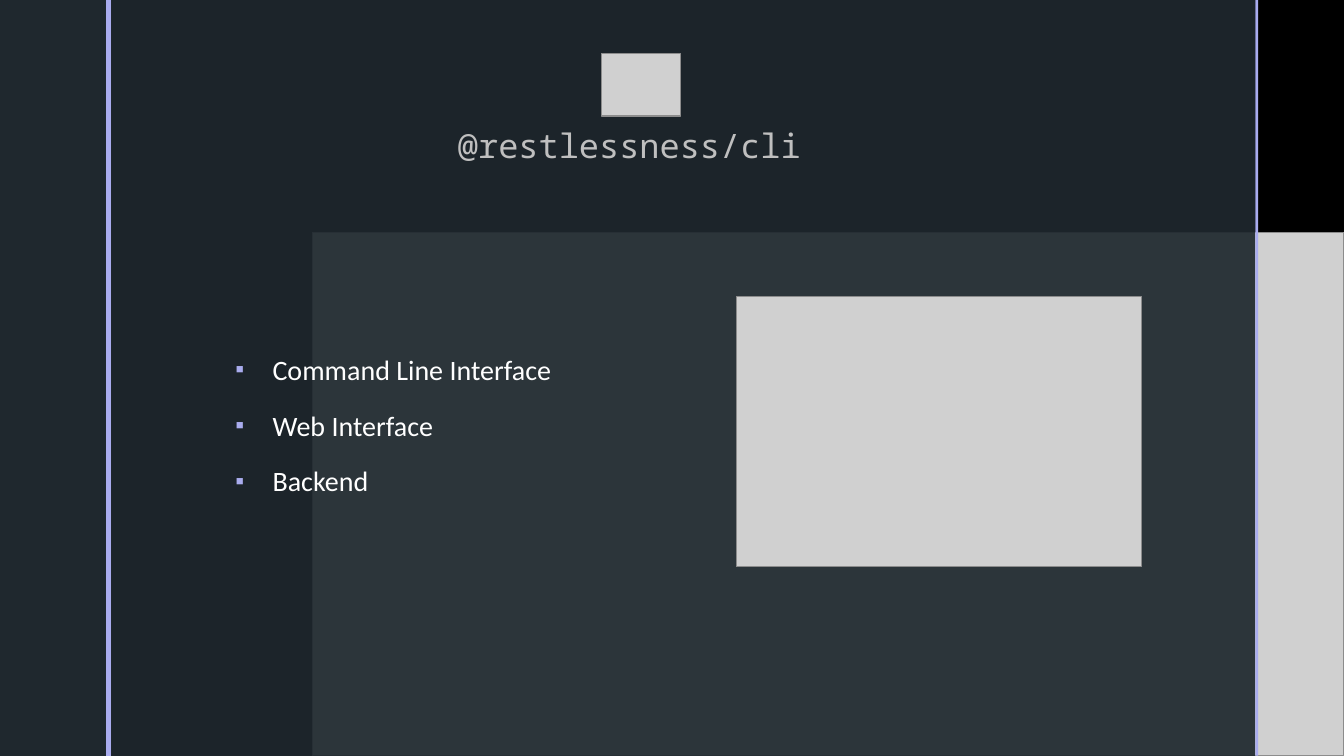
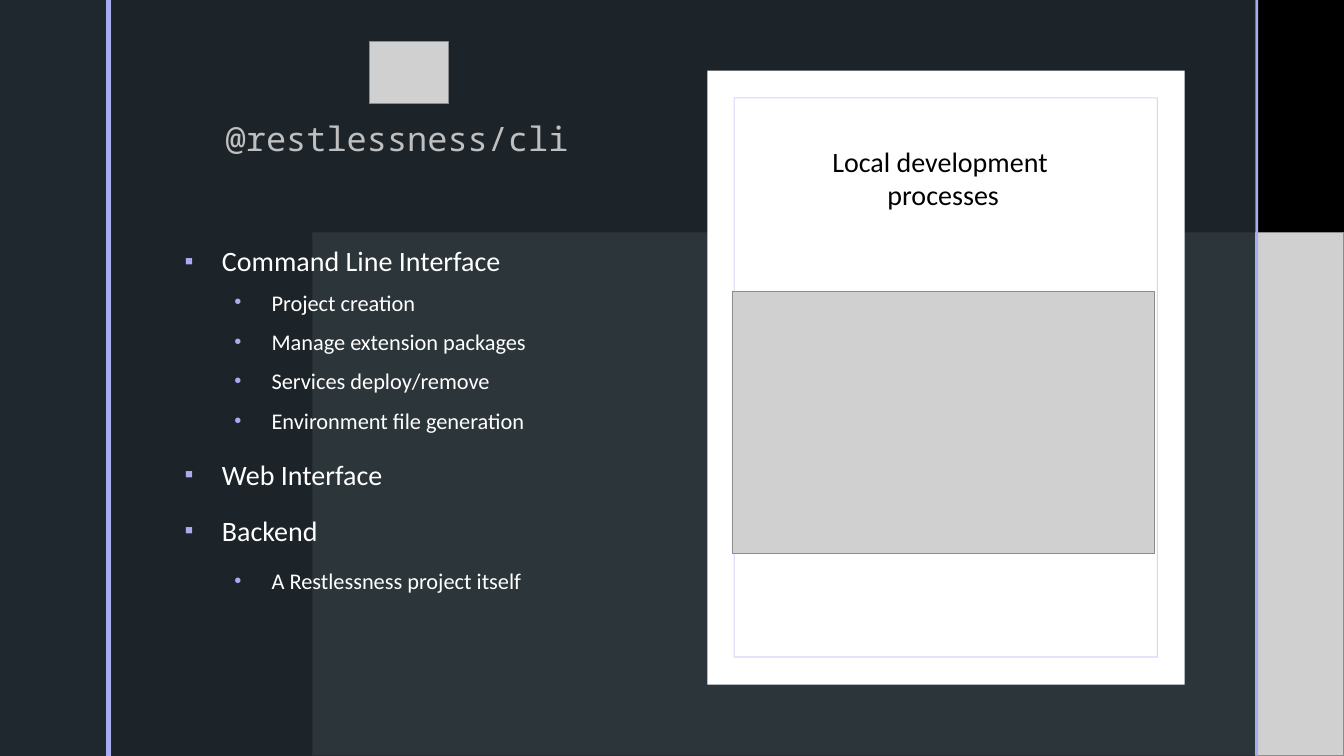
Before and after one commit to androsanta/Thesis, a slide deck: slide 6 of presentation/presentation.pptx. Drawn at 1344x756 pixels with LibreOffice and Linux fonts; fonts in the diff are those of the drawing; grey boxes stand for pictures; background and template pictures are left out. Boxes give left, top, right and bottom in pixels: in the first picture for what was removed or moved away, otherwise in the second. Text is boxed around its words. In the diff, an @@ line names an element or a change of style, - is before the commit and + after.

Commit message:
Presentation: final version

```diff
--- a/presentation/presentation.pptx
+++ b/presentation/presentation.pptx
@@ picture: place and size @@
-picture at bbox=[602, 53, 682, 116]
+picture at bbox=[369, 41, 449, 104]
@@ rectangle added at bbox=[708, 71, 1186, 685], fill #FFFFFF @@
@@ title "@restlessness/cli": place and size @@
-title "@restlessness/cli" at bbox=[458, 132, 801, 161]
+title "@restlessness/cli" at bbox=[226, 125, 569, 154]
@@ rectangle added at bbox=[734, 98, 1157, 657], outline #CBCDF5 0.75 pt @@
@@ text added at bbox=[832, 152, 1048, 210], 20 pt, text #000000 @@
+Local development
+processes
@@ text "Command Line Interface": place and size @@
-text "Command Line Interface" at bbox=[273, 360, 552, 491]
+text "Command Line Interface" at bbox=[222, 251, 525, 593]
@@ text "Command Line Interface" at bbox=[222, 251, 525, 593]: vertical alignment middle to top @@
@@ text at bbox=[272, 295, 525, 433]: paragraphs added @@
+  • Project creation
+  • Manage extension packages
+  • Services deploy/remove
+  • Environment file generation
@@ picture: place and size @@
-picture at bbox=[737, 296, 1142, 567]
+picture at bbox=[732, 292, 1154, 555]
@@ text at bbox=[272, 573, 521, 593]: paragraph added @@
+  • A Restlessness project itself
```
Also in this commit, not shown: 8 other slides changed, 2 slides added, 1 slide removed.
